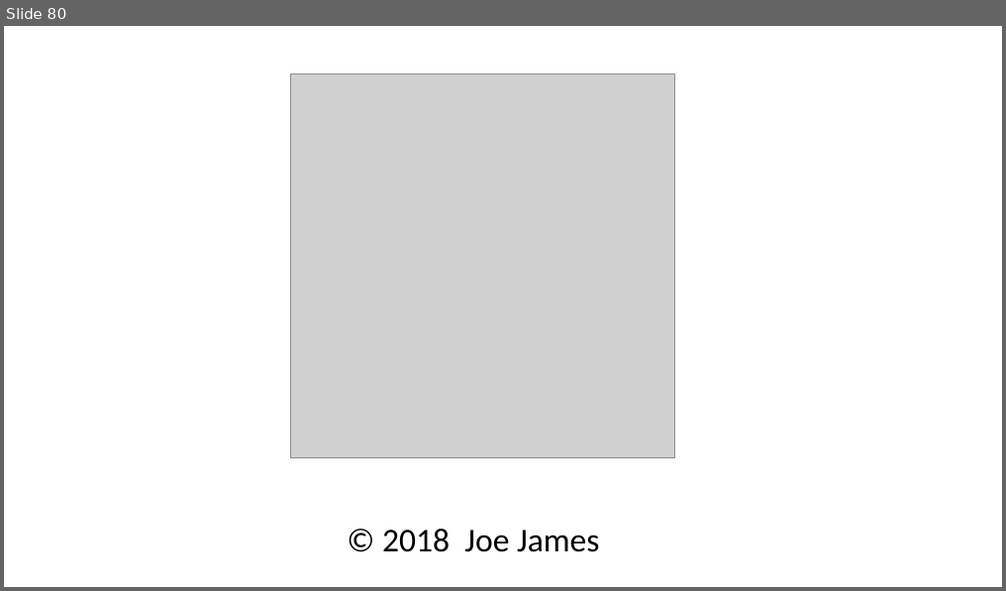
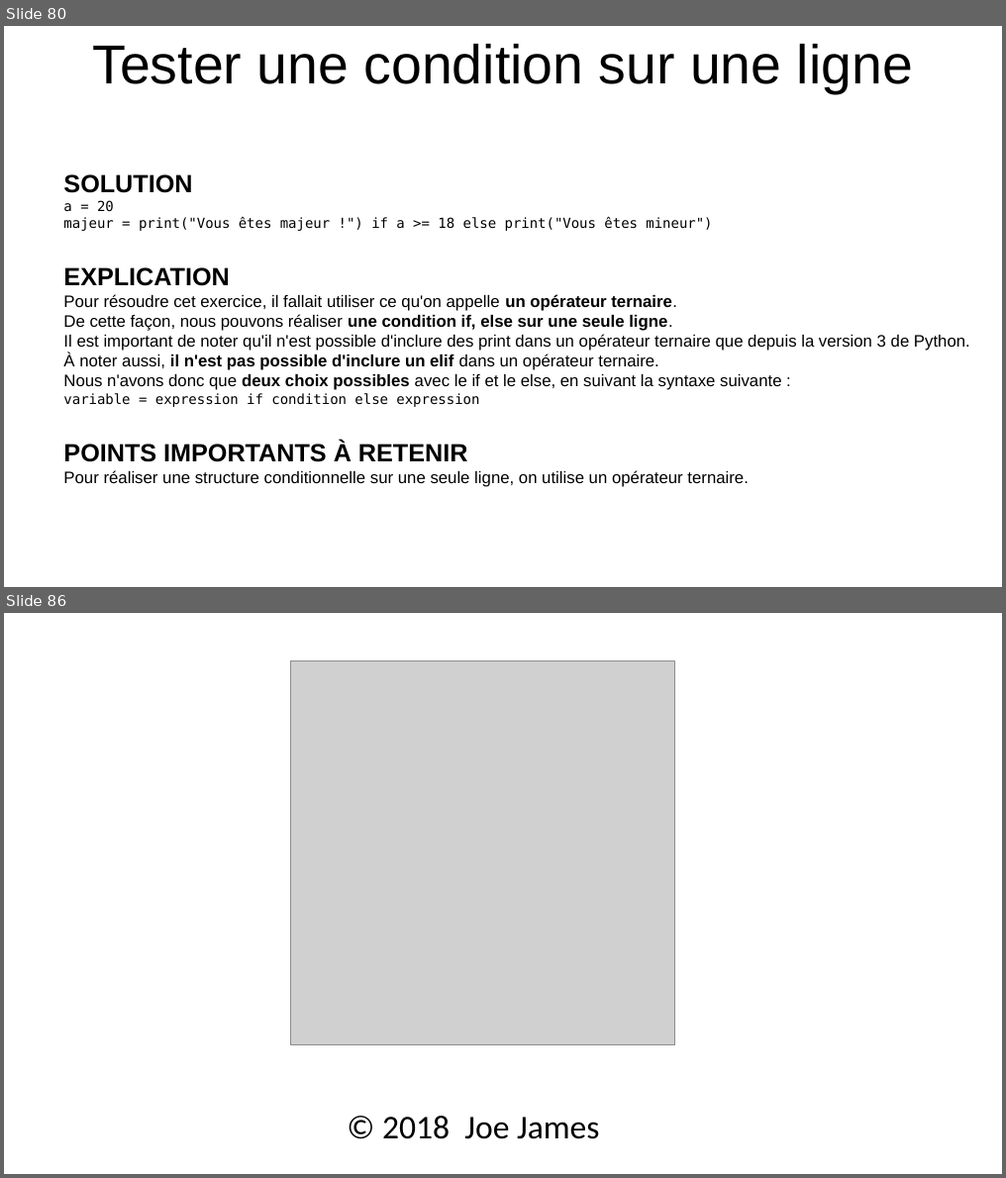
Before and after one commit to julienPalleau/Udemy, a slide deck: PythonParLaPratique 101 exercices/Python in 90 minutes [Enregistrement automatique].pptx. Shown one above the other, each under a label of ours: slide 80 before the commit, slides 80 and 86 after it; the slides between them are not shown. The pictures are 1006x591 and 1006x1178 pixels, drawn with LibreOffice and Linux fonts; fonts in the diff are those of the drawing; grey boxes stand for pictures. Boxes give left, top, right and bottom in pixels: in the first picture for what was removed or moved away, otherwise in the second. Text is boxed around its words. In the diff, an @@ line names an element or a change of style, - is before the commit and + after.

```diff
--- a/PythonParLaPratique 101 exercices/Python in 90 minutes [Enregistrement automatique].pptx
+++ b/PythonParLaPratique 101 exercices/Python in 90 minutes [Enregistrement automatique].pptx
@@ slide 80 added at (4, 26, 1002, 587), background #FFFFFF @@
@@ title added at (92, 43, 913, 94), 39.6 pt, text #000000 @@
+Tester une condition sur une ligne
@@ text added at (63, 174, 970, 487), 12 pt, text #000000 @@
+SOLUTION
+a = 20
+majeur = print("Vous êtes majeur !") if a >= 18 else print("Vous êtes mineur")
+EXPLICATION
+Pour résoudre cet exercice, il fallait utiliser ce qu'on appelle un opérateur ternaire.
+De cette façon, nous pouvons réaliser une condition if, else sur une seule ligne.
+Il est important de noter qu'il n'est possible d'inclure des print dans un opérateur ternaire que depuis la version 3 de Python.
+À noter aussi, il n'est pas possible d'inclure un elif dans un opérateur ternaire.
+Nous n'avons donc que deux choix possibles avec le if et le else, en suivant la syntaxe suivante :
+variable = expression if condition else expression
+POINTS IMPORTANTS À RETENIR
+Pour réaliser une structure conditionnelle sur une seule ligne, on utilise un opérateur ternaire.
@@ what was slide 80 is now slide 86 @@
```
Also in this commit, not shown: 5 other slides added.
